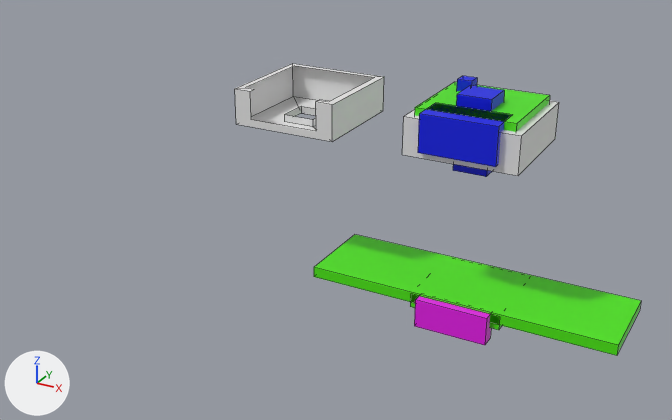
What one commit did to the Blender file camera-case-rpi-3.blend.
Rendered twice from a 50 mm camera at (75.9, -214.7, 75.8) aimed at (-25.1, -31.1, -16.0). Lighting does not change. The marker at lower left points along +X, +Y and +Z. Mesh edges are drawn as thin lines.

The first picture shows '25x25x4', '25x25x4.001', 'case10', 'case11', 'cut1', 'cut2', 'cut4', 'cut4.001'.
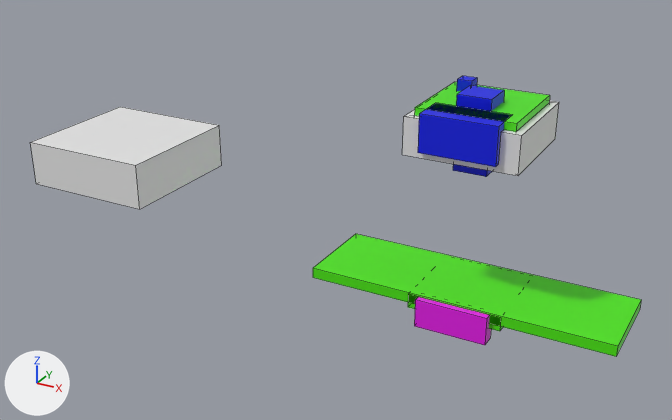
Where the change shows, as pixel boxes [x1, y1, x2, y2] in the pictures (672 x 420 px):
'25x25x4.001', rescaled
    before: [314, 234, 641, 356]
    after: [313, 234, 641, 356]
'case11.001', added
    after: [30, 107, 222, 209]
'case10', deleted
    before: [235, 63, 384, 142]
'25x25x4', rescaled
    before: [410, 294, 501, 330]
    after: [408, 294, 503, 331]

The change in detail:
Object 'case10' (ob_case10) is deleted.
Object '25x25x4' (ob_25x25x4) is rescaled from (12.5, 12.5, 2.0) to (13.0, 13.0, 2.0).
Object '25x25x4.001' (ob_25x25x4_001) is rescaled from (42.5, 12.5, 1.5) to (42.5, 13.0, 1.5).
Object 'case11.001' (ob_case11_001) is new; it shows a copy of the mesh of ob_case11.
Its location is (-63.4, -60.4, 1.2).
Its scale is (15.0, 15.0, 5.0).
